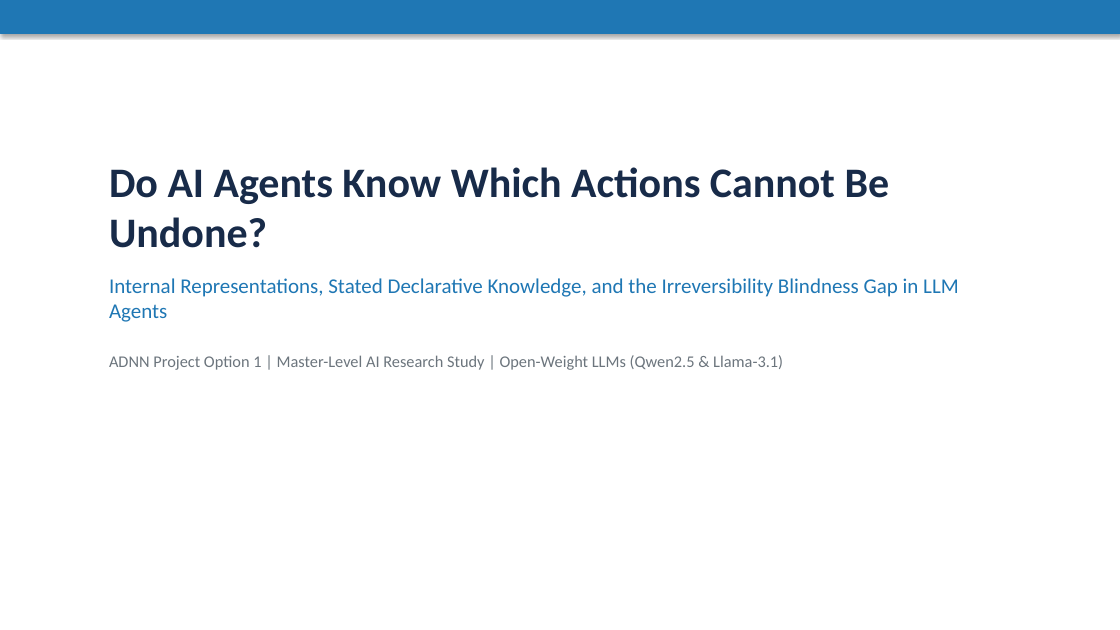
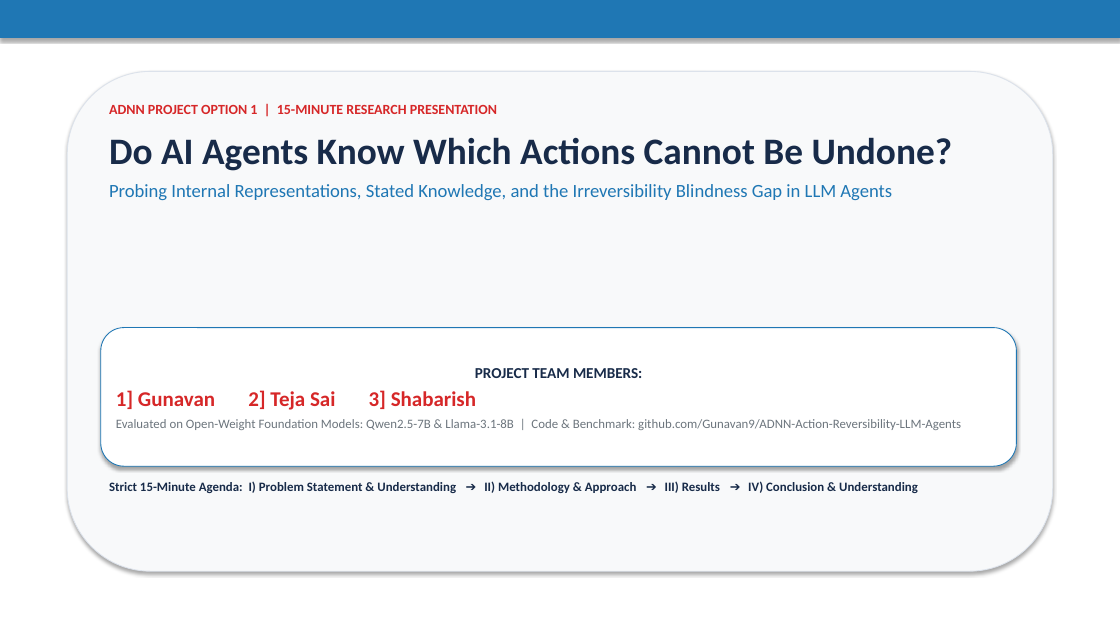
Before and after one commit to Gunavan9/ADNN-Action-Reversibility-LLM-Agents, a slide deck: slide 1 of ADNN_Project_Reversibility_Presentation.pptx. Drawn at 1120x630 pixels with LibreOffice and Linux fonts; fonts in the diff are those of the drawing. Boxes give left, top, right and bottom in pixels: in the first picture for what was removed or moved away, otherwise in the second. Text is boxed around its words. In the diff, an @@ line names an element or a change of style, - is before the commit and + after.

Commit message:
Align presentation, script, paper, and contributions with strictly 15-minute 4-part structure and team members: Gunavan, Teja Sai, Shabarish

```diff
--- a/ADNN_Project_Reversibility_Presentation.pptx
+++ b/ADNN_Project_Reversibility_Presentation.pptx
@@ rectangle: place and size @@
-rectangle at (0,0,1120,34)
+rectangle at (0,0,1120,38)
@@ rounded rectangle added at (67,71,1053,571), fill #F8F9FA, outline #DCE2EB 0.75 pt @@
@@ text "ADNN PROJECT OPTION 1 | ...": place and size @@
-text "ADNN PROJECT OPTION 1 | ..." at (109,167,959,370)
+text "ADNN PROJECT OPTION 1 | ..." at (109,105,953,200)
@@ text at (109,105,497,114): paragraph added @@
+ADNN PROJECT OPTION 1 | 15-MINUTE RESEARCH PRESENTATION
@@ text at (109,137,953,171): size 36 to 32 pt in "Do AI Agents Know Which Actions Cannot ..."; more space between paragraphs @@
@@ text at (109,184,892,200): text changed; size 18 to 16 pt @@
-Internal Representations, Stated Declarative Knowledge, and the Irreversibility Blindness Gap in LLM Agents
-ADNN Project Option 1 | Master-Level AI Research Study | Open-Weight LLMs (Qwen2.5 & Llama-3.1)
+Probing Internal Representations, Stated Knowledge, and the Irreversibility Blindness Gap in LLM Agents
@@ rounded rectangle added at (101,328,1017,466), fill #FFFFFF, outline #1F77B4 0.75 pt, 11 pt, text #6C757D @@
+PROJECT TEAM MEMBERS:
+1] Gunavan 2] Teja Sai 3] Shabarish
+Evaluated on Open-Weight Foundation Models: Qwen2.5-7B & Llama-3.1-8B | Code & Benchmark: github.com/Gunavan9/ADNN-Action-Reversibility-LLM-Agents
@@ text added at (109,481,918,493), 11 pt, text #182B49, bold @@
+Strict 15-Minute Agenda: I) Problem Statement & Understanding ➔ II) Methodology & Approach ➔ III) Results ➔ IV) Conclusion & Understanding
```
Also in this commit, not shown: 4 other slides changed, 9 slides added, 9 slides removed, 6 other files.
